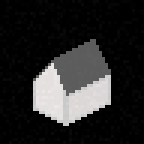
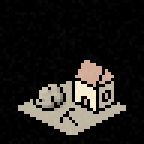
Layers edited between the first and the second 144x144 image:
removed layer "Roof" over (x1=33, y1=39, x2=111, y2=96)
added group "Layer Group" with 10 layers above "Directions" over (x1=33, y1=57, x2=117, y2=126)
added group "Rock" with 4 layers in group "Layer Group" over (x1=33, y1=81, x2=66, y2=111)
added layer "Lines copy" in group "Rock" over (x1=33, y1=81, x2=66, y2=111)
added layer "Pasted Layer #2" in group "Rock" over (x1=36, y1=84, x2=57, y2=105)
added layer "Pasted Layer #1" in group "Rock" over (x1=36, y1=87, x2=66, y2=111)
added layer "Pasted Layer copy" in group "Rock" over (x1=36, y1=84, x2=63, y2=108)
added group "House" with 4 layers in group "Layer Group" over (x1=60, y1=57, x2=117, y2=126)
added layer "Lines" in group "House" over (x1=60, y1=57, x2=117, y2=126)
added layer "Roof #1" in group "House" over (x1=75, y1=60, x2=114, y2=105)
added layer "Pasted Layer" in group "House" over (x1=99, y1=81, x2=114, y2=105)
moved "Walls" into group "House", painted on it over (x1=36, y1=60, x2=108, y2=120)
added group "Directions" with 8 layers above "Yard" over (x1=18, y1=78, x2=126, y2=135)
added layer "None" in group "Directions" over (x1=18, y1=78, x2=126, y2=135)
renamed "Edges" to "Yard", painted on it over (x1=18, y1=72, x2=126, y2=135)
removed layer "Walls dark" over (x1=69, y1=78, x2=108, y2=120)
